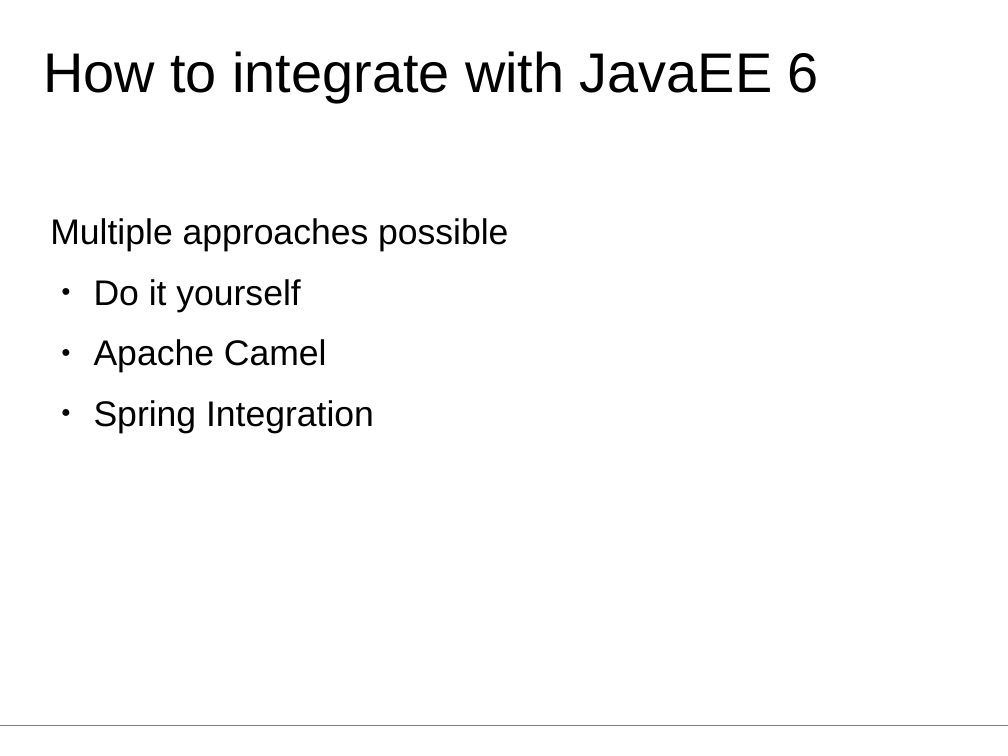
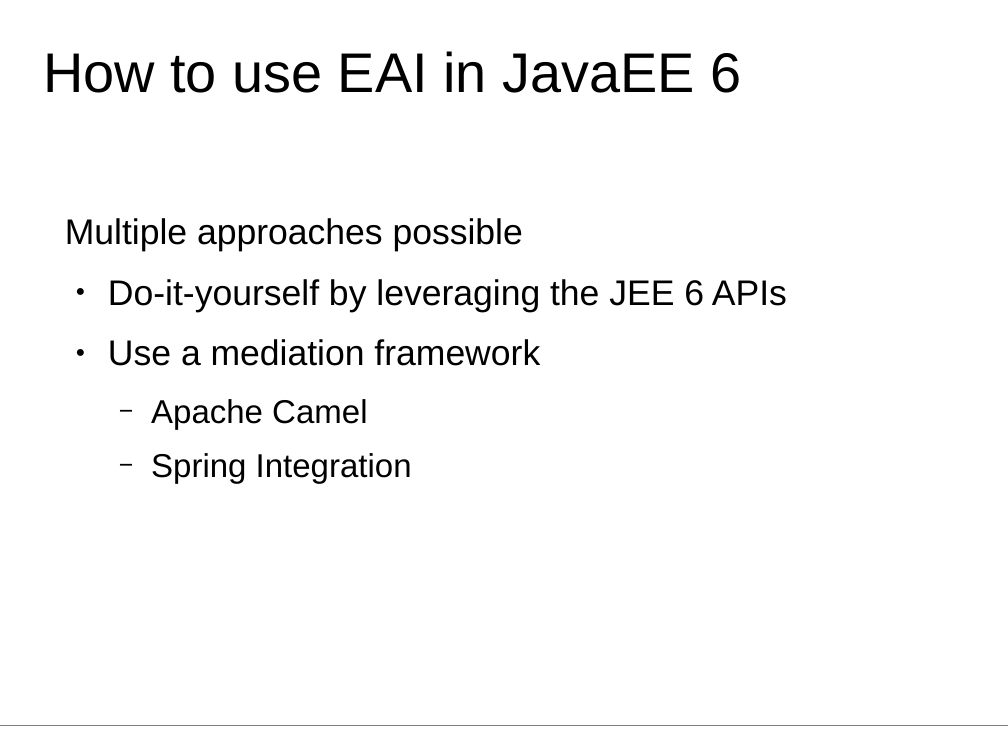
Before and after one commit to aheusingfeld/javaone2012, a slide deck: slide 10 of slides/eai-slides.odp (slide 7 before the commit). Drawn at 1008x756 pixels with LibreOffice and Linux fonts; fonts in the diff are those of the drawing. Boxes give left, top, right and bottom in pixels: in the first picture for what was removed or moved away, otherwise in the second. Text is boxed around its words. In the diff, an @@ line names an element or a change of style, - is before the commit and + after.

```diff
--- a/slides/eai-slides.odp
+++ b/slides/eai-slides.odp
@@ title at box(43, 51, 741, 93): text changed @@
-How to integrate with JavaEE 6
+How to use EAI in JavaEE 6
@@ text "Multiple approaches possible": place and size @@
-text "Multiple approaches possible" at box(50, 218, 508, 433)
+text "Multiple approaches possible" at box(65, 218, 787, 484)
@@ text at box(108, 279, 787, 366): text changed @@
-● Do it yourself
+● Do-it-yourself by leveraging the JEE 6 APIs
+● Use a mediation framework
@@ text at box(151, 399, 412, 484): size 28 to 26 pt in "Apache Camel", "Spring Integration"; bullet ● to −; list level 1 to 2 in "Apache Camel"; list level 1 to 2 in "Spring Integration" @@
```
Also in this commit, not shown: 6 other slides changed, 6 slides added, 2 slides removed, 1 other file.
